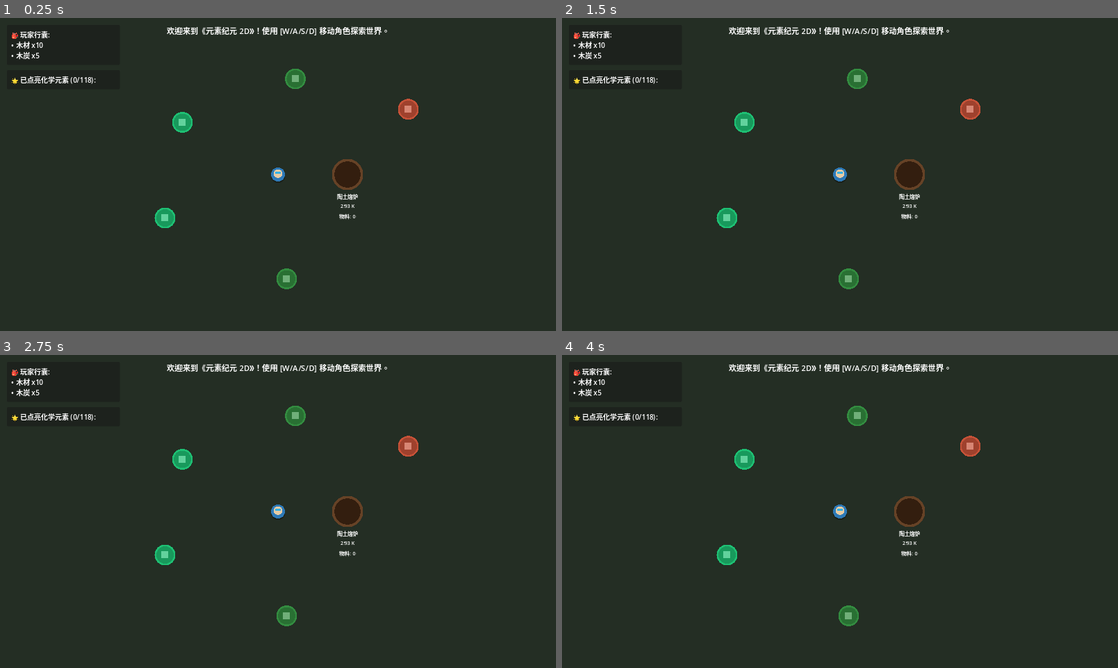
Above: before the commit, frames 1-4 (two rows, left to right).
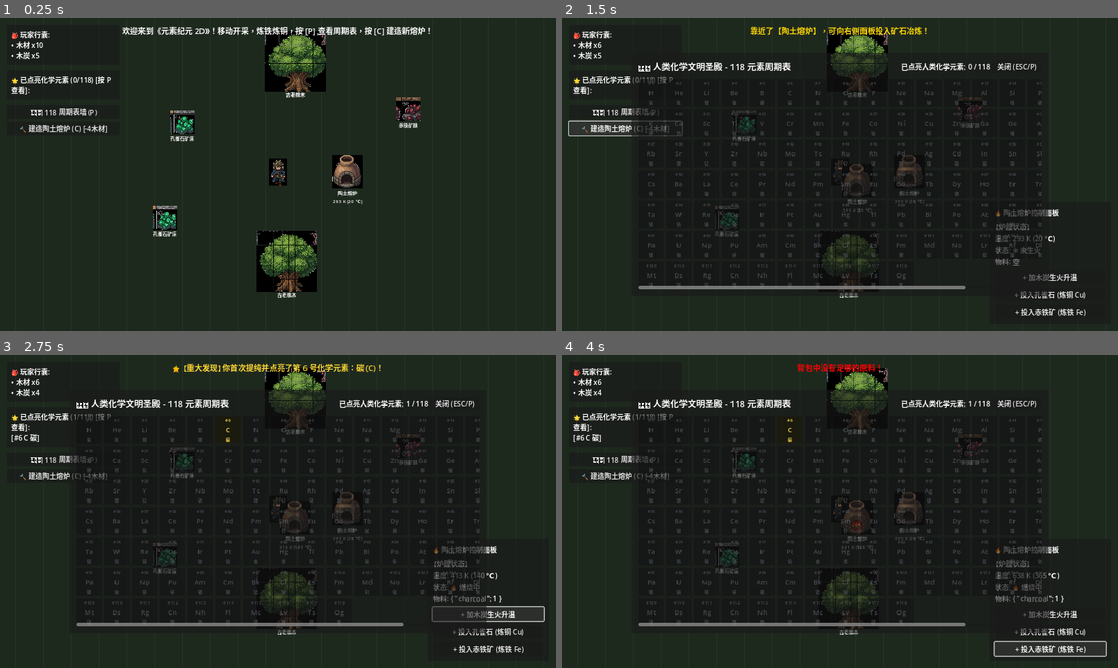
Above: after the commit, the same moments.

Repository: imlinhanchao/elemental-earth-2d
Game: Godot game, scene res://src/scenes/world.tscn
Same seed, same stepped clock (60 frames per second), same inputs: the game is played once before the commit and once after it.
Inputs (mouse positions are in pixels of both pictures, inside the frame that each line leads up to):
- Up to frame 1 (0.25 s): no input
- Up to frame 2 (1.5 s): click (623, 111) at 0.5 s, where only the run after the commit has a clickable "🏛️ 118 周期表墙 (P)"; click (623, 127) at 1.25 s, where only the run after the commit has a clickable "🔨 建造陶土熔炉 (C) [-4木材]"
- Up to frame 3 (2.75 s): click (489, 614) at 2 s, where only the run after the commit has a clickable "+ 加木炭生火升温"
- Up to frame 4 (4 s): click (1051, 630) at 2.75 s, where only the run after the commit has a clickable "+ 投入孔雀石 (炼铜 Cu)"; click (1051, 649) at 3.5 s, where only the run after the commit has a clickable "+ 投入赤铁矿 (炼铁 Fe)"

The runs differ from the first frame. In frame 1, 7.1% of the frame differs, in the area x 2-78%, y 2-90%; in frame 2, 9.8%; in frame 3, 10%, in the area x 2-98%, y 2-96%; in frame 4, 10%.

Commit message:
feat: complete visual & gameplay upgrade with pixel sprites, iron smelting, periodic table wall and on-site building system

Diff:
--- /dev/null
+++ b/scripts/slice_sprites.gd
@@ -0,0 +1,67 @@
+# slice_sprites.gd
+# 自动使用 Godot Image API 将生成的图集切片并去除白色背景
+extends SceneTree
+
+func _init() -> void:
+	print("✂️ [Sprite Slicer] 开始提取与透明化像素精灵贴图...")
+
+	_slice_player()
+	_slice_ores_and_tree()
+	_slice_furnace()
+
+	print("🎉 所有精灵已切片并保存至 res://assets/sprites/")
+	quit(0)
+
+# 去除近白色背景并将透明度设为 0
+func _make_transparent(img: Image, tolerance: float = 0.15) -> void:
+	for x in range(img.get_width()):
+		for y in range(img.get_height()):
+			var c = img.get_pixel(x, y)
+			# 如果是白色背景
+			if c.r > (1.0 - tolerance) and c.g > (1.0 - tolerance) and c.b > (1.0 - tolerance):
+				img.set_pixel(x, y, Color(0, 0, 0, 0))
+
+func _slice_player() -> void:
+	var img = Image.load_from_file("/Users/hancel/Documents/project/elemental-earth-2d/assets/sprites/player_spritesheet.png")
+	if img:
+		# 提取左上角第一个正面站立/行走的角色 (约 45, 110, 110, 180)
+		var sub = img.get_region(Rect2i(40, 110, 120, 180))
+		_make_transparent(sub)
+		sub.save_png("/Users/hancel/Documents/project/elemental-earth-2d/assets/sprites/player.png")
+		print(" -> player.png 提取完成")
+
+func _slice_ores_and_tree() -> void:
+	var img = Image.load_from_file("/Users/hancel/Documents/project/elemental-earth-2d/assets/tilesets/nature_ores_tileset.png")
+	if img:
+		# 1. 孔雀石矿 (约左侧中间 M3 区域 x: 195, y: 300, w: 105, h: 105)
+		var malachite = img.get_region(Rect2i(190, 290, 110, 110))
+		_make_transparent(malachite)
+		malachite.save_png("/Users/hancel/Documents/project/elemental-earth-2d/assets/sprites/malachite_ore.png")
+		print(" -> malachite_ore.png 提取完成")
+
+		# 2. 赤铁矿 (约中间 H2 区域 x: 590, y: 290, w: 110, h: 110)
+		var hematite = img.get_region(Rect2i(590, 290, 110, 110))
+		_make_transparent(hematite)
+		hematite.save_png("/Users/hancel/Documents/project/elemental-earth-2d/assets/sprites/hematite_ore.png")
+		print(" -> hematite_ore.png 提取完成")
+
+		# 3. 橡树 (约底部右侧整棵大树 x: 500, y: 500, w: 500, h: 500)
+		var tree = img.get_region(Rect2i(500, 500, 500, 500))
+		_make_transparent(tree)
+		tree.save_png("/Users/hancel/Documents/project/elemental-earth-2d/assets/sprites/oak_tree.png")
+		print(" -> oak_tree.png 提取完成")
+
+func _slice_furnace() -> void:
+	var img = Image.load_from_file("/Users/hancel/Documents/project/elemental-earth-2d/assets/sprites/apparatus_spritesheet.png")
+	if img:
+		# 1. 燃烧熔炉 (左上第一台 x: 20, y: 15, w: 220, h: 240)
+		var hot = img.get_region(Rect2i(20, 15, 220, 240))
+		_make_transparent(hot)
+		hot.save_png("/Users/hancel/Documents/project/elemental-earth-2d/assets/sprites/furnace_hot.png")
+		print(" -> furnace_hot.png 提取完成")
+
+		# 2. 熄灭冷熔炉 (右上第四台 x: 770, y: 15, w: 220, h: 240)
+		var cold = img.get_region(Rect2i(770, 15, 220, 240))
+		_make_transparent(cold)
+		cold.save_png("/Users/hancel/Documents/project/elemental-earth-2d/assets/sprites/furnace_cold.png")
+		print(" -> furnace_cold.png 提取完成")
--- a/src/scenes/furnace.gd
+++ b/src/scenes/furnace.gd
@@ -1,5 +1,5 @@
 # furnace.gd
-# 放置型实体化化学冶炼熔炉
+# 像素陶土熔炉实体
 extends Area2D
 
 const MixtureBuffer = preload("res://src/core/mixture_buffer.gd")
@@ -11,51 +11,61 @@
 var is_active_fire: bool = false
 var burn_timer: float = 0.0
 
+@onready var sprite = $Sprite2D
 @onready var label_status = $StatusLabel
 
+var tex_hot: Texture2D
+var tex_cold: Texture2D
+
 func _ready() -> void:
+	tex_hot = load("res://assets/sprites/furnace_hot.png")
+	tex_cold = load("res://assets/sprites/furnace_cold.png")
+
 	buffer = MixtureBuffer.new()
-	buffer.temperature = 293.15 # 初始室温
+	buffer.temperature = 293.15
 	body_entered.connect(_on_body_entered)
 	body_exited.connect(_on_body_exited)
-	_update_label()
+	_update_visuals()
 
 func _process(delta: float) -> void:
-	# 燃烧逻辑：如果有燃料正在燃烧，维持/升高温度
 	if is_active_fire:
 		burn_timer -= delta
-		buffer.temperature = move_toward(buffer.temperature, 1100.0, 150.0 * delta)
+		buffer.temperature = move_toward(buffer.temperature, 1100.0, 180.0 * delta)
 		if burn_timer <= 0.0:
 			is_active_fire = false
 	else:
-		# 无火源自然降温回室温
-		buffer.temperature = move_toward(buffer.temperature, 293.15, 30.0 * delta)
+		buffer.temperature = move_toward(buffer.temperature, 293.15, 35.0 * delta)
 
 	# 驱动化学反应
 	if buffer.total_moles() > 0:
 		var res = GameState.solver.solve(buffer, delta)
 		if res["occurred"]:
-			queue_redraw()
-			_update_label()
-			# 检查是否炼出了金属铜
+			# 检查是否炼出单质铜 (Cu)
 			if buffer.has_substance("copper", 0.1):
 				var cu_amount = buffer.consume_substance("copper", 10.0)
 				GameState.inventory.add_item("copper", int(ceil(cu_amount)))
 				GameState.post_notice("✨ 熔炉炼制完成！成功收获金属铜 x%d，已收入背包！" % int(ceil(cu_amount)), Color(0.9, 0.6, 0.2))
 
-	queue_redraw()
-	_update_label()
+			# 检查是否炼出单质铁 (Fe)
+			if buffer.has_substance("iron", 0.1):
+				var fe_amount = buffer.consume_substance("iron", 10.0)
+				GameState.inventory.add_item("iron", int(ceil(fe_amount)))
+				GameState.post_notice("⚒️ 高炉炼铁完成！成功收获金属铁 x%d，已收入背包！" % int(ceil(fe_amount)), Color(0.7, 0.8, 0.9))
 
-func _draw() -> void:
-	# 绘制圆形熔炉基座
-	draw_circle(Vector2.ZERO, 36.0, Color(0.4, 0.26, 0.15))
-	draw_circle(Vector2.ZERO, 30.0, Color(0.2, 0.12, 0.06))
+	_update_visuals()
 
-	# 炉膛火光
-	if buffer.temperature > 500.0:
-		var glow_intensity = clamp((buffer.temperature - 500.0) / 600.0, 0.2, 1.0)
-		var fire_color = Color(1.0, 0.4 * glow_intensity, 0.0, glow_intensity)
-		draw_circle(Vector2(0, 4), 16.0 * (0.9 + 0.1 * sin(Time.get_ticks_msec() * 0.01)), fire_color)
+func _update_visuals() -> void:
+	if sprite != null:
+		if buffer.temperature > 500.0:
+			sprite.texture = tex_hot
+			# 炉火脉动轻微呼吸
+			sprite.scale = Vector2(0.32, 0.32) * (1.0 + 0.03 * sin(Time.get_ticks_msec() * 0.01))
+		else:
+			sprite.texture = tex_cold
+			sprite.scale = Vector2(0.32, 0.32)
+
+	if label_status != null:
+		label_status.text = "陶土熔炉\n%d K (%d ℃)" % [int(buffer.temperature), int(buffer.temperature - 273.15)]
 
 func _input_event(_viewport: Viewport, event: InputEvent, _shape_idx: int) -> void:
 	if event is InputEventMouseButton and event.button_index == MOUSE_BUTTON_LEFT and event.pressed:
@@ -65,26 +75,23 @@
 func add_fuel() -> bool:
 	if GameState.inventory.remove_item("charcoal", 1) or GameState.inventory.remove_item("wood", 2):
 		is_active_fire = true
-		burn_timer += 15.0 # 燃烧 15 秒
+		burn_timer += 18.0
 		buffer.add_substance("charcoal", 1.0)
-		GameState.post_notice("🔥 向熔炉添加了燃料，火势熊熊燃烧！", Color.ORANGE)
+		GameState.post_notice("🔥 向熔炉投入木炭燃料，炉膛升起熊熊烈火！", Color.ORANGE)
 		return true
 	else:
 		GameState.post_notice("背包中没有木炭或木材可用作燃料！", Color.RED)
 		return false
 
-func add_ore(key: String = "malachite", amount: int = 1) -> bool:
+func add_ore(key: String, amount: int = 1) -> bool:
 	if GameState.inventory.remove_item(key, amount):
 		buffer.add_substance(key, float(amount))
-		GameState.post_notice("📥 投入原料 %s x%d 到炉膛中" % [key, amount], Color.CYAN)
+		var iname = DataDB.get_item(key).get("name", key)
+		GameState.post_notice("📥 投入原料: %s x%d 到炉膛中" % [iname, amount], Color.CYAN)
 		return true
 	else:
-		GameState.post_notice("背包中没有足够的 %s！" % key, Color.RED)
+		GameState.post_notice("背包中没有足够的原料！", Color.RED)
 		return false
-
-func _update_label() -> void:
-	if label_status:
-		label_status.text = "陶土熔炉\n%d K\n物料: %d" % [int(buffer.temperature), int(buffer.total_moles())]
 
 func _on_body_entered(body: Node2D) -> void:
 	if body.is_in_group("player"):
--- a/src/scenes/furnace.tscn
+++ b/src/scenes/furnace.tscn
@@ -10,14 +10,17 @@
 collision_mask = 1
 script = ExtResource("1_furnace")
 
+[node name="Sprite2D" type="Sprite2D" parent="."]
+position = Vector2(0, -6)
+
 [node name="CollisionShape2D" type="CollisionShape2D" parent="."]
 shape = SubResource("CircleShape2D_f8u1d")
 
 [node name="StatusLabel" type="Label" parent="."]
-offset_left = -60.0
-offset_top = 40.0
-offset_right = 60.0
-offset_bottom = 90.0
-theme_override_font_sizes/font_size = 12
+offset_left = -70.0
+offset_top = 34.0
+offset_right = 70.0
+offset_bottom = 74.0
+theme_override_font_sizes/font_size = 11
 text = "陶土熔炉"
 horizontal_alignment = 1
--- a/src/scenes/player.gd
+++ b/src/scenes/player.gd
@@ -1,9 +1,10 @@
 # player.gd
-# 玩家移动与交互控制器
+# 像素科考探险员角色控制器
 extends CharacterBody2D
 
 @export var speed: float = 240.0
 
+@onready var sprite = $Sprite2D
 @onready var camera = $Camera2D
 
 func _ready() -> void:
@@ -22,14 +23,13 @@
 
 	velocity = dir.normalized() * speed
 	move_and_slide()
-	queue_redraw()
 
-func _draw() -> void:
-	# 绘制极具辨识度的探险科研人员俯视形象
-	# 阴影
-	draw_circle(Vector2(0, 4), 16.0, Color(0, 0, 0, 0.25))
-	# 身体/披肩 (复古科学蓝)
-	draw_circle(Vector2.ZERO, 16.0, Color(0.18, 0.48, 0.72))
-	# 头部/护目镜
-	draw_circle(Vector2(0, -2), 10.0, Color(0.9, 0.8, 0.65))
-	draw_rect(Rect2(-6, -6, 12, 4), Color(0.2, 0.7, 0.9)) # 护目镜
+	# 根据移动方向平滑翻转朝向
+	if dir.x != 0 and sprite != null:
+		sprite.flip_h = dir.x < 0
+
+	# 行走微小摆动动画
+	if dir != Vector2.ZERO and sprite != null:
+		sprite.rotation = sin(Time.get_ticks_msec() * 0.015) * 0.08
+	elif sprite != null:
+		sprite.rotation = move_toward(sprite.rotation, 0.0, 0.05)
--- a/src/scenes/player.tscn
+++ b/src/scenes/player.tscn
@@ -1,14 +1,20 @@
-[gd_scene load_steps=3 format=3 uid="uid://ci8x72421390p"]
+[gd_scene load_steps=4 format=3 uid="uid://ci8x72421390p"]
 
 [ext_resource type="Script" path="res://src/scenes/player.gd" id="1_player"]
+[ext_resource type="Texture2D" path="res://assets/sprites/player.png" id="2_tex"]
 
 [sub_resource type="CircleShape2D" id="CircleShape2D_p3x9d"]
-radius = 16.0
+radius = 20.0
 
 [node name="Player" type="CharacterBody2D"]
 collision_layer = 1
 collision_mask = 6
 script = ExtResource("1_player")
+
+[node name="Sprite2D" type="Sprite2D" parent="."]
+position = Vector2(0, -6)
+scale = Vector2(0.35, 0.35)
+texture = ExtResource("2_tex")
 
 [node name="CollisionShape2D" type="CollisionShape2D" parent="."]
 shape = SubResource("CircleShape2D_p3x9d")
--- a/src/scenes/resource_node.gd
+++ b/src/scenes/resource_node.gd
@@ -1,30 +1,41 @@
 # resource_node.gd
-# 自然资源节点：支持玩家点击敲击采集
+# 像素自然资源节点：矿脉与古代橡树
 extends Area2D
 
 @export var item_key: String = "malachite"
-@export var item_name: String = "孔雀石矿脉"
-@export var node_color: Color = Color(0.12, 0.75, 0.45)
+@export var item_name: String = "孔雀石矿床"
 @export var max_health: int = 3
 @export var yield_amount: int = 2
 
 var current_health: int
+var is_player_nearby: bool = false
 
-@onready var shape = $CollisionShape2D
-var is_player_nearby: bool = false
+@onready var sprite = $Sprite2D
+@onready var label = $NameLabel
 
 func _ready() -> void:
 	current_health = max_health
 	body_entered.connect(_on_body_entered)
 	body_exited.connect(_on_body_exited)
-	queue_redraw()
 
-func _draw() -> void:
-	# 绘制独特的资源图标图形
-	draw_circle(Vector2.ZERO, 24.0, node_color)
-	draw_circle(Vector2.ZERO, 20.0, node_color.darkened(0.2))
-	# 内部高光晶体斑纹
-	draw_rect(Rect2(-8, -8, 16, 16), node_color.lightened(0.3))
+	_setup_sprite()
+	if label:
+		label.text = item_name
+
+func _setup_sprite() -> void:
+	if sprite == null:
+		return
+
+	if item_key == "malachite":
+		sprite.texture = load("res://assets/sprites/malachite_ore.png")
+		sprite.scale = Vector2(0.5, 0.5)
+	elif item_key == "iron_ore":
+		sprite.texture = load("res://assets/sprites/hematite_ore.png")
+		sprite.scale = Vector2(0.5, 0.5)
+	elif item_key == "wood":
+		sprite.texture = load("res://assets/sprites/oak_tree.png")
+		sprite.scale = Vector2(0.28, 0.28)
+		sprite.position = Vector2(0, -40) # 向上偏移树冠
 
 func _input_event(_viewport: Viewport, event: InputEvent, _shape_idx: int) -> void:
 	if event is InputEventMouseButton and event.button_index == MOUSE_BUTTON_LEFT and event.pressed:
@@ -33,23 +44,23 @@
 
 func mine_node() -> void:
 	current_health -= 1
-	# 简单的敲击受击缩放动画
-	var tw = create_tween()
-	scale = Vector2(1.2, 0.8)
-	tw.tween_property(self, "scale", Vector2.ONE, 0.15)
+
+	# 受击弹性挤压动画
+	if sprite:
+		var tw = create_tween()
+		sprite.scale *= Vector2(1.25, 0.8)
+		tw.tween_property(sprite, "scale", Vector2(0.5, 0.5) if item_key != "wood" else Vector2(0.28, 0.28), 0.15)
 
 	if current_health <= 0:
-		# 采集完毕
 		GameState.inventory.add_item(item_key, yield_amount)
-		GameState.post_notice("⛏️ 成功开采获得: %s x%d" % [item_name, yield_amount], node_color)
+		GameState.post_notice("⛏️ 成功开采获得: %s x%d" % [item_name, yield_amount], Color(0.2, 0.9, 0.5))
 
-		# 播放粉碎动画后重生或消失
 		current_health = max_health
 		visible = false
-		await get_tree().create_timer(5.0).timeout
+		await get_tree().create_timer(8.0).timeout
 		visible = true
 	else:
-		GameState.post_notice("正在开采 %s... (%d/%d)" % [item_name, current_health, max_health], Color.GRAY)
+		GameState.post_notice("正在开采 %s... 耐久剩余: %d/%d" % [item_name, current_health, max_health], Color.LIGHT_GRAY)
 
 func _on_body_entered(body: Node2D) -> void:
 	if body.is_in_group("player"):
--- a/src/scenes/resource_node.tscn
+++ b/src/scenes/resource_node.tscn
@@ -3,12 +3,23 @@
 [ext_resource type="Script" path="res://src/scenes/resource_node.gd" id="1_node"]
 
 [sub_resource type="CircleShape2D" id="CircleShape2D_c8a7b"]
-radius = 40.0
+radius = 48.0
 
 [node name="ResourceNode" type="Area2D"]
 collision_layer = 2
 collision_mask = 1
 script = ExtResource("1_node")
 
+[node name="Sprite2D" type="Sprite2D" parent="."]
+
 [node name="CollisionShape2D" type="CollisionShape2D" parent="."]
 shape = SubResource("CircleShape2D_c8a7b")
+
+[node name="NameLabel" type="Label" parent="."]
+offset_left = -60.0
+offset_top = 28.0
+offset_right = 60.0
+offset_bottom = 54.0
+theme_override_font_sizes/font_size = 11
+text = "矿脉"
+horizontal_alignment = 1
--- a/src/scenes/world.gd
+++ b/src/scenes/world.gd
@@ -1,34 +1,48 @@
 # world.gd
 # 2D 开放大世界总场景
 extends Node2D
+
+const FurnaceScene = preload("res://src/scenes/furnace.tscn")
 
 @onready var player = $Player
 @onready var hud = $HUD
 @onready var furnace = $Furnace
 
 func _ready() -> void:
-	furnace.body_entered.connect(_on_furnace_body_entered)
-	furnace.body_exited.connect(_on_furnace_body_exited)
+	_bind_furnace_events(furnace)
+	hud.build_furnace_requested.connect(_on_build_furnace_requested)
 
-	GameState.post_notice("欢迎来到《元素纪元 2D》！使用 [W/A/S/D] 移动角色探索世界。", Color.WHITE)
+	GameState.post_notice("欢迎来到《元素纪元 2D》！移动开采，炼铁炼铜，按 [P] 查看周期表，按 [C] 建造新熔炉！", Color.WHITE)
 
 func _draw() -> void:
-	# 绘制大世界网格地貌地面 (尺寸 2400x1600)
-	var ground_rect = Rect2(-1200, -800, 2400, 1600)
-	draw_rect(ground_rect, Color(0.14, 0.18, 0.14)) # 苔原绿底色
+	# 绘制大世界网格地貌地面 (尺寸 3000x2000)
+	var ground_rect = Rect2(-1500, -1000, 3000, 2000)
+	draw_rect(ground_rect, Color(0.12, 0.16, 0.12)) # 苔原深绿底色
 
 	# 装饰性网格线
 	var grid_step = 64
-	for x in range(-1200, 1200, grid_step):
-		draw_line(Vector2(x, -800), Vector2(x, 800), Color(0.18, 0.22, 0.18), 1.0)
-	for y in range(-800, 800, grid_step):
-		draw_line(Vector2(-1200, y), Vector2(1200, y), Color(0.18, 0.22, 0.18), 1.0)
+	for x in range(-1500, 1500, grid_step):
+		draw_line(Vector2(x, -1000), Vector2(x, 1000), Color(0.16, 0.20, 0.16), 1.0)
+	for y in range(-1000, 1000, grid_step):
+		draw_line(Vector2(-1500, y), Vector2(1500, y), Color(0.16, 0.20, 0.16), 1.0)
 
-func _on_furnace_body_entered(body: Node2D) -> void:
-	if body.is_in_group("player"):
-		hud.show_furnace_ui(furnace)
-		GameState.post_notice("靠近了【陶土熔炉】，可向右侧面板投入矿石与木炭冶炼！", Color.GOLD)
+func _bind_furnace_events(f_node: Node2D) -> void:
+	f_node.body_entered.connect(func(body):
+		if body.is_in_group("player"):
+			hud.show_furnace_ui(f_node)
+			GameState.post_notice("靠近了【陶土熔炉】，可向右侧面板投入矿石冶炼！", Color.GOLD)
+	)
+	f_node.body_exited.connect(func(body):
+		if body.is_in_group("player"):
+			hud.hide_furnace_ui()
+	)
 
-func _on_furnace_body_exited(body: Node2D) -> void:
-	if body.is_in_group("player"):
-		hud.hide_furnace_ui()
+func _on_build_furnace_requested() -> void:
+	if GameState.inventory.remove_item("wood", 4):
+		var new_f = FurnaceScene.instantiate()
+		new_f.position = player.position + Vector2(40, 20)
+		add_child(new_f)
+		_bind_furnace_events(new_f)
+		GameState.post_notice("🔨 现场施工完成！成功消耗 4 块木材建造了一座新的陶土熔炉！", Color.GREEN)
+	else:
+		GameState.post_notice("❌ 建造失败！需要至少 4 块木材 (先去砍伐橡树吧)", Color.RED)
--- a/src/ui/hud.gd
+++ b/src/ui/hud.gd
@@ -1,12 +1,15 @@
 # hud.gd
-# 游戏主界面 HUD
+# 游戏主界面 HUD 控制器
 extends CanvasLayer
+
+signal build_furnace_requested
 
 @onready var inventory_label = $Margin/HBox/LeftBox/InvPanel/Margin/VBox/InvLabel
 @onready var notice_label = $Margin/TopBox/NoticeLabel
 @onready var furnace_panel = $Margin/HBox/RightBox/FurnacePanel
 @onready var furnace_info = $Margin/HBox/RightBox/FurnacePanel/Margin/VBox/FurnaceInfo
 @onready var elements_label = $Margin/HBox/LeftBox/ElementsPanel/Margin/VBox/ElementsLabel
+@onready var periodic_modal = $PeriodicTableModal
 
 var current_nearby_furnace: Node2D = null
 
@@ -18,6 +21,15 @@
 	furnace_panel.visible = false
 	_update_inventory_ui()
 	_update_elements_ui()
+
+func _unhandled_input(event: InputEvent) -> void:
+	if event is InputEventKey and event.pressed:
+		if event.keycode == KEY_P:
+			periodic_modal.toggle()
+		elif event.keycode == KEY_ESCAPE and periodic_modal.visible:
+			periodic_modal.visible = false
+		elif event.keycode == KEY_C or event.keycode == KEY_B:
+			_on_btn_build_furnace_pressed()
 
 func _process(_delta: float) -> void:
 	if current_nearby_furnace != null:
@@ -41,7 +53,7 @@
 	inventory_label.text = text
 
 func _update_elements_ui() -> void:
-	var text = "🌟 已点亮化学元素 (%d/118):\n" % GameState.discovered_elements.size()
+	var text = "🌟 已点亮化学元素 (%d/118) [按 P 查看]:\n" % GameState.discovered_elements.size()
 	for num in GameState.discovered_elements:
 		var elem = DataDB.get_element(num)
 		text += "[#%d %s %s] " % [num, elem.get("symbol", ""), elem.get("name", "")]
@@ -57,7 +69,7 @@
 	notice_label.text = msg
 	notice_label.modulate = col
 	var tw = create_tween()
-	notice_label.scale = Vector2(1.2, 1.2)
+	notice_label.scale = Vector2(1.15, 1.15)
 	tw.tween_property(notice_label, "scale", Vector2.ONE, 0.2)
 
 func show_furnace_ui(furnace: Node2D) -> void:
@@ -79,3 +91,9 @@
 func _on_btn_add_iron_ore_pressed() -> void:
 	if current_nearby_furnace:
 		current_nearby_furnace.add_ore("iron_ore", 1)
+
+func _on_btn_build_furnace_pressed() -> void:
+	build_furnace_requested.emit()
+
+func _on_btn_periodic_table_pressed() -> void:
+	periodic_modal.toggle()
--- a/src/ui/hud.tscn
+++ b/src/ui/hud.tscn
@@ -1,6 +1,7 @@
-[gd_scene load_steps=2 format=3 uid="uid://ci8v43187140w"]
+[gd_scene load_steps=3 format=3 uid="uid://ci8v43187140w"]
 
 [ext_resource type="Script" path="res://src/ui/hud.gd" id="1_hud"]
+[ext_resource type="PackedScene" uid="uid://ci8v42187654x" path="res://src/ui/periodic_table_modal.tscn" id="2_modal"]
 
 [node name="HUD" type="CanvasLayer"]
 script = ExtResource("1_hud")
@@ -11,6 +12,7 @@
 anchor_bottom = 1.0
 grow_horizontal = 2
 grow_vertical = 2
+mouse_filter = 2
 theme_override_constants/margin_left = 16
 theme_override_constants/margin_top = 16
 theme_override_constants/margin_right = 16
@@ -24,7 +26,7 @@
 [node name="NoticeLabel" type="Label" parent="Margin/TopBox"]
 layout_mode = 2
 theme_override_font_sizes/font_size = 18
-text = "【WASD】移动角色，点击【矿脉】采集矿石，靠近【陶土熔炉】进行还原冶炼！"
+text = "【WASD】移动 | 左键开采矿石 | 靠近熔炉冶炼 | 【P】查看周期表 | 【C】现场建造"
 horizontal_alignment = 1
 
 [node name="HBox" type="HBoxContainer" parent="Margin"]
@@ -71,7 +73,19 @@
 [node name="ElementsLabel" type="RichTextLabel" parent="Margin/HBox/LeftBox/ElementsPanel/Margin/VBox"]
 layout_mode = 2
 fit_content = true
-text = "🌟 已点亮化学元素 (0/118):"
+text = "🌟 已点亮化学元素 (0/118) [按 P]:"
+
+[node name="ActionButtons" type="VBoxContainer" parent="Margin/HBox/LeftBox"]
+layout_mode = 2
+theme_override_constants/separation = 6
+
+[node name="BtnPeriodic" type="Button" parent="Margin/HBox/LeftBox/ActionButtons"]
+layout_mode = 2
+text = "🏛️ 118 周期表墙 (P)"
+
+[node name="BtnBuild" type="Button" parent="Margin/HBox/LeftBox/ActionButtons"]
+layout_mode = 2
+text = "🔨 建造陶土熔炉 (C) [-4木材]"
 
 [node name="CenterSpacer" type="Control" parent="Margin/HBox"]
 layout_mode = 2
@@ -112,12 +126,17 @@
 
 [node name="BtnAddMalachite" type="Button" parent="Margin/HBox/RightBox/FurnacePanel/Margin/VBox"]
 layout_mode = 2
-text = "+ 投入孔雀石 (炼铜)"
+text = "+ 投入孔雀石 (炼铜 Cu)"
 
 [node name="BtnAddIronOre" type="Button" parent="Margin/HBox/RightBox/FurnacePanel/Margin/VBox"]
 layout_mode = 2
-text = "+ 投入铁矿石 (炼铁)"
+text = "+ 投入赤铁矿 (炼铁 Fe)"
 
+[node name="PeriodicTableModal" parent="." instance=ExtResource("2_modal")]
+visible = false
+
+[connection signal="pressed" from="Margin/HBox/LeftBox/ActionButtons/BtnPeriodic" to="." method="_on_btn_periodic_table_pressed"]
+[connection signal="pressed" from="Margin/HBox/LeftBox/ActionButtons/BtnBuild" to="." method="_on_btn_build_furnace_pressed"]
 [connection signal="pressed" from="Margin/HBox/RightBox/FurnacePanel/Margin/VBox/BtnAddFuel" to="." method="_on_btn_add_fuel_pressed"]
 [connection signal="pressed" from="Margin/HBox/RightBox/FurnacePanel/Margin/VBox/BtnAddMalachite" to="." method="_on_btn_add_malachite_pressed"]
 [connection signal="pressed" from="Margin/HBox/RightBox/FurnacePanel/Margin/VBox/BtnAddIronOre" to="." method="_on_btn_add_iron_ore_pressed"]
--- /dev/null
+++ b/src/ui/periodic_table_modal.gd
@@ -0,0 +1,70 @@
+# periodic_table_modal.gd
+# 全屏 118 元素周期表圣殿图鉴
+extends PanelContainer
+
+@onready var grid_container = $Margin/VBox/Scroll/Grid
+@onready var count_label = $Margin/VBox/Header/CountLabel
+@onready var btn_close = $Margin/VBox/Header/BtnClose
+
+func _ready() -> void:
+	visible = false
+	btn_close.pressed.connect(func(): visible = false)
+	GameState.element_discovered.connect(func(_num, _key): _refresh_grid())
+	_build_grid()
+
+func toggle() -> void:
+	visible = not visible
+	if visible:
+		_refresh_grid()
+
+func _build_grid() -> void:
+	# 清空现有子项
+	for child in grid_container.get_children():
+		child.queue_free()
+
+	# 遍历 1 到 118 元素
+	for i in range(1, 119):
+		var elem = DataDB.get_element(i)
+		var sym = elem.get("symbol", "?")
+		var cname = elem.get("name", "?")
+
+		var panel = PanelContainer.new()
+		panel.custom_minimum_size = Vector2(58, 64)
+		panel.name = "Elem_%d" % i
+
+		var vbox = VBoxContainer.new()
+		vbox.alignment = BoxContainer.ALIGNMENT_CENTER
+
+		var num_lbl = Label.new()
+		num_lbl.text = "#%d" % i
+		num_lbl.horizontal_alignment = HORIZONTAL_ALIGNMENT_CENTER
+		num_lbl.add_theme_font_size_override("font_size", 10)
+
+		var sym_lbl = Label.new()
+		sym_lbl.text = sym
+		sym_lbl.horizontal_alignment = HORIZONTAL_ALIGNMENT_CENTER
+		sym_lbl.add_theme_font_size_override("font_size", 15)
+
+		var name_lbl = Label.new()
+		name_lbl.text = cname
+		name_lbl.horizontal_alignment = HORIZONTAL_ALIGNMENT_CENTER
+		name_lbl.add_theme_font_size_override("font_size", 10)
+
+		vbox.add_child(num_lbl)
+		vbox.add_child(sym_lbl)
+		vbox.add_child(name_lbl)
+		panel.add_child(vbox)
+		grid_container.add_child(panel)
+
+	_refresh_grid()
+
+func _refresh_grid() -> void:
+	count_label.text = "已点亮人类化学元素: %d / 118" % GameState.discovered_elements.size()
+	for i in range(1, 119):
+		var panel = grid_container.get_node_or_null("Elem_%d" % i)
+		if panel:
+			var is_lit = GameState.discovered_elements.has(i)
+			if is_lit:
+				panel.modulate = Color(1.0, 0.88, 0.3) # 闪耀金光
+			else:
+				panel.modulate = Color(0.4, 0.42, 0.45, 0.6) # 暗灰色
--- /dev/null
+++ b/src/ui/periodic_table_modal.tscn
@@ -0,0 +1,60 @@
+[gd_scene load_steps=2 format=3 uid="uid://ci8v42187654x"]
+
+[ext_resource type="Script" path="res://src/ui/periodic_table_modal.gd" id="1_pt"]
+
+[node name="PeriodicTableModal" type="PanelContainer"]
+anchors_preset = 8
+anchor_left = 0.5
+anchor_top = 0.5
+anchor_right = 0.5
+anchor_bottom = 0.5
+offset_left = -480.0
+offset_top = -280.0
+offset_right = 480.0
+offset_bottom = 280.0
+grow_horizontal = 2
+grow_vertical = 2
+script = ExtResource("1_pt")
+
+[node name="Margin" type="MarginContainer" parent="."]
+layout_mode = 2
+theme_override_constants/margin_left = 16
+theme_override_constants/margin_top = 16
+theme_override_constants/margin_right = 16
+theme_override_constants/margin_bottom = 16
+
+[node name="VBox" type="VBoxContainer" parent="Margin"]
+layout_mode = 2
+theme_override_constants/separation = 12
+
+[node name="Header" type="HBoxContainer" parent="Margin/VBox"]
+layout_mode = 2
+
+[node name="Title" type="Label" parent="Margin/VBox/Header"]
+layout_mode = 2
+theme_override_font_sizes/font_size = 20
+text = "🏛️ 人类化学文明圣殿 - 118 元素周期表"
+
+[node name="Spacer" type="Control" parent="Margin/VBox/Header"]
+layout_mode = 2
+size_flags_horizontal = 3
+
+[node name="CountLabel" type="Label" parent="Margin/VBox/Header"]
+layout_mode = 2
+text = "已点亮: 0 / 118"
+
+[node name="BtnClose" type="Button" parent="Margin/VBox/Header"]
+layout_mode = 2
+text = "  关闭 (ESC/P)  "
+
+[node name="Scroll" type="ScrollContainer" parent="Margin/VBox"]
+layout_mode = 2
+size_flags_vertical = 3
+
+[node name="Grid" type="GridContainer" parent="Margin/VBox/Scroll"]
+layout_mode = 2
+size_flags_horizontal = 3
+size_flags_vertical = 3
+theme_override_constants/h_separation = 6
+theme_override_constants/v_separation = 6
+columns = 18
Binary file changed: assets/sprites/apparatus_spritesheet.png
Not shown, added: assets/sprites/apparatus_spritesheet.png.import
Binary file added: assets/sprites/furnace_cold.png
Not shown, added: assets/sprites/furnace_cold.png.import
Binary file added: assets/sprites/furnace_hot.png
Not shown, added: assets/sprites/furnace_hot.png.import
Binary file added: assets/sprites/hematite_ore.png
Not shown, added: assets/sprites/hematite_ore.png.import
Binary file added: assets/sprites/malachite_ore.png
Not shown, added: assets/sprites/malachite_ore.png.import
Binary file added: assets/sprites/oak_tree.png
Not shown, added: assets/sprites/oak_tree.png.import
(and 6 more such lines)
